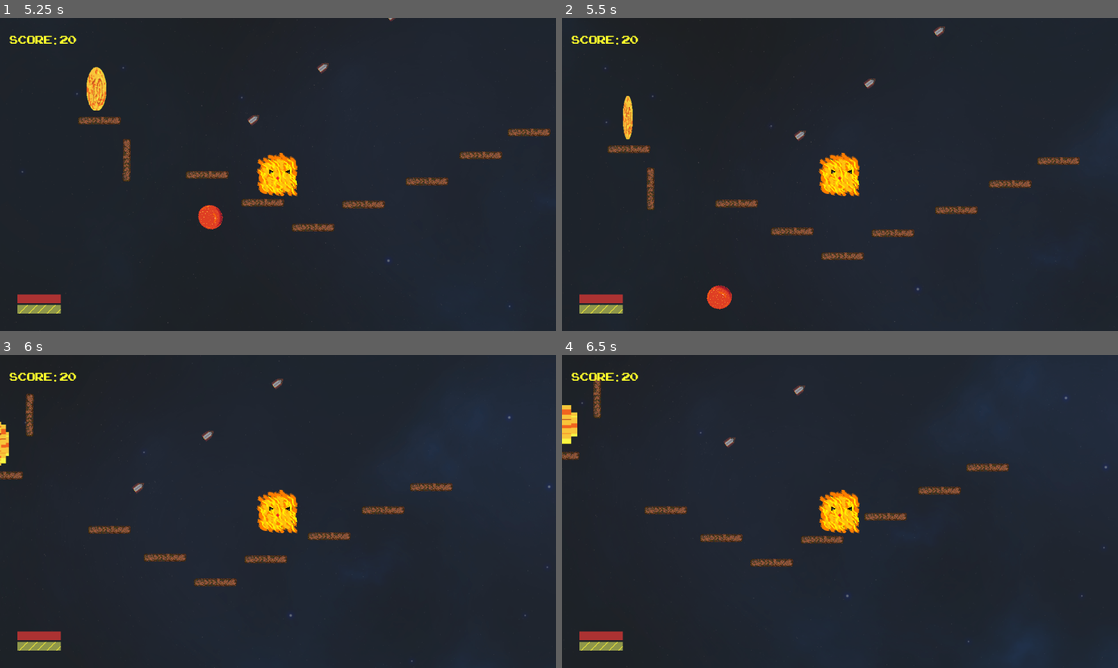
Above: before the commit, frames 1-4 (two rows, left to right).
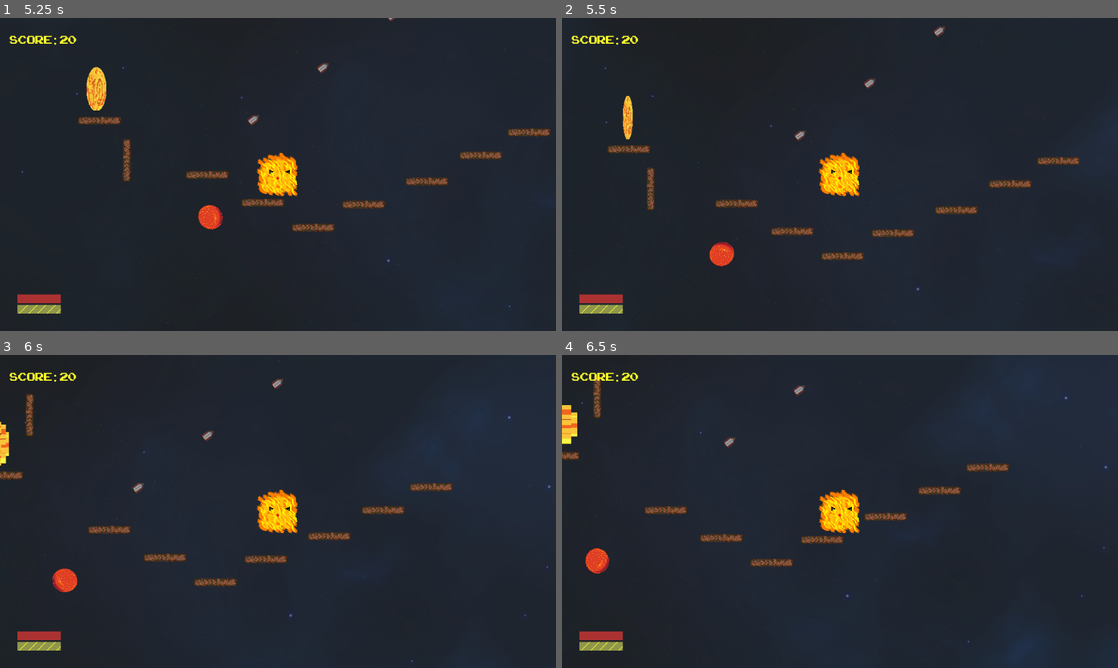
Above: after the commit, the same moments.

Repository: N1kla3/DollopPlatformer
Game: Godot game, scene res://Levels/root.tscn
Two runs of this game, one before a commit and one after it. Both use one fixed random seed, a clock stepped at 60 frames per second and the inputs below.
Inputs:
- Up to frame 1 (5.25 s): click "Play" at 0.5 s; tap Enter at 1.25 s; hold D (move_right) 1.28-2.78 s; tap Space (jump) at 1.52, 2.27, 3.77, 4.52 s; hold A (move_left) 2.78-5.03 s; hold D (move_right) from 5.03 s (still down)
- Up to frame 2 (5.5 s): keep holding D (move_right); tap Space (jump) at 5.27 s
- Up to frame 3 (6 s): keep holding D (move_right)
- Up to frame 4 (6.5 s): keep holding D (move_right)

Frame 1 is identical in both runs. In frame 2, 0.5% of the frame differs, in the area x 26-31%, y 71-94%; in frame 3, 0.3%; in frame 4, 0.3%.

Commit message:
Add base classes

Diff:
--- a/Levels/root.tscn
+++ b/Levels/root.tscn
@@ -30,6 +30,10 @@
 "points": PackedVector2Array(0, 0, 0, 0, -79.76, 40, -2.29101, 110.124, 2.29101, -110.124, 129.24, -72, 0, 0, 0, 0, -59.76, -192)
 }
 point_count = 3
+
+[sub_resource type="WorldBoundaryShape2D" id="WorldBoundaryShape2D_wytxs"]
+
+[sub_resource type="AudioStreamWAV" id="AudioStreamWAV_7hgo5"]
 
 [node name="LevelGameState" type="Node2D"]
 script = SubResource("GDScript_s5hp6")
@@ -137,3 +141,15 @@
 position = Vector2(-64, -84)
 animation = ExtResource("10_dn1iw")
 collision_size = 111
+
+[node name="Floor" type="StaticBody2D" parent="."]
+position = Vector2(-53, 56)
+
+[node name="CollisionShape2D" type="CollisionShape2D" parent="Floor"]
+position = Vector2(46, 32)
+shape = SubResource("WorldBoundaryShape2D_wytxs")
+
+[node name="AudioStreamPlayer2D" type="AudioStreamPlayer2D" parent="."]
+position = Vector2(1391, 784)
+stream = SubResource("AudioStreamWAV_7hgo5")
+pitch_scale = 0.78
--- /dev/null
+++ b/Scripts/attributes.gd
@@ -0,0 +1,9 @@
+extends Node
+
+
+var health : int
+var expirience : int
+
+
+func _ready() -> void:
+	pass # Replace with function body.
--- /dev/null
+++ b/Scripts/map_loader.gd
@@ -0,0 +1,11 @@
+extends Node
+
+
+# Called when the node enters the scene tree for the first time.
+func _ready() -> void:
+	pass # Replace with function body.
+
+
+# Called every frame. 'delta' is the elapsed time since the previous frame.
+func _process(delta: float) -> void:
+	pass
--- /dev/null
+++ b/Scripts/player_state.gd
@@ -0,0 +1,11 @@
+extends Node
+
+
+# Called when the node enters the scene tree for the first time.
+func _ready() -> void:
+	pass # Replace with function body.
+
+
+# Called every frame. 'delta' is the elapsed time since the previous frame.
+func _process(delta: float) -> void:
+	pass
Not shown: 1 places in Levels/root.tscn that only renumber resources
